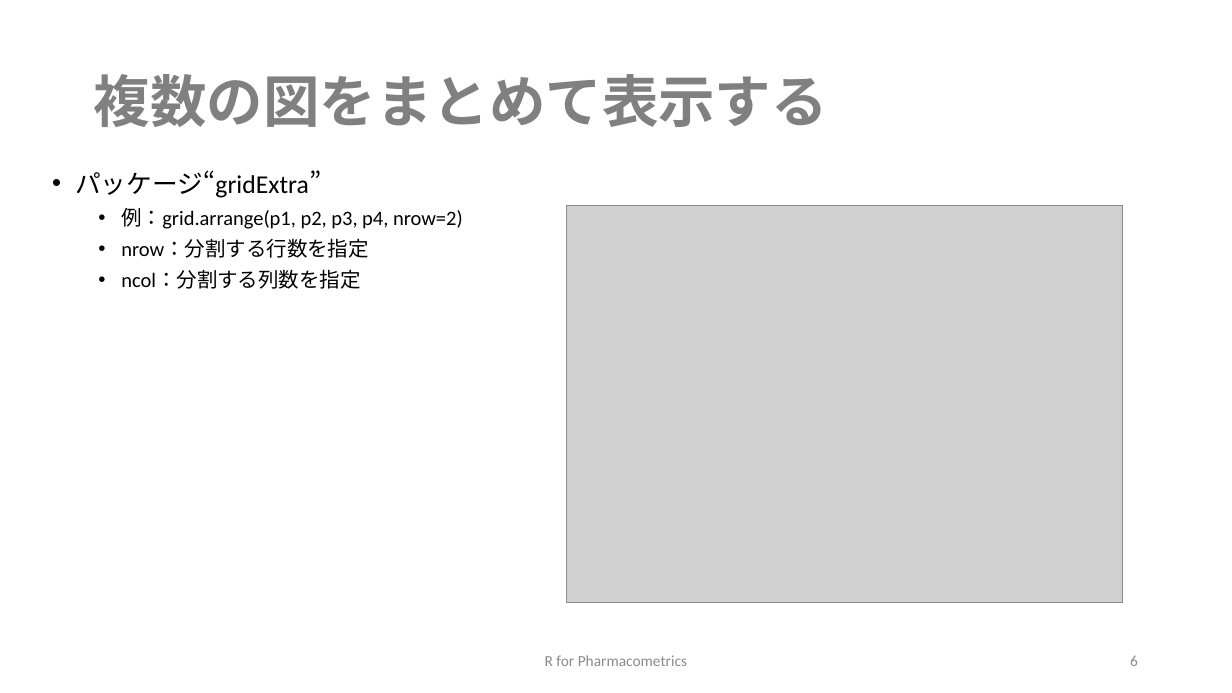
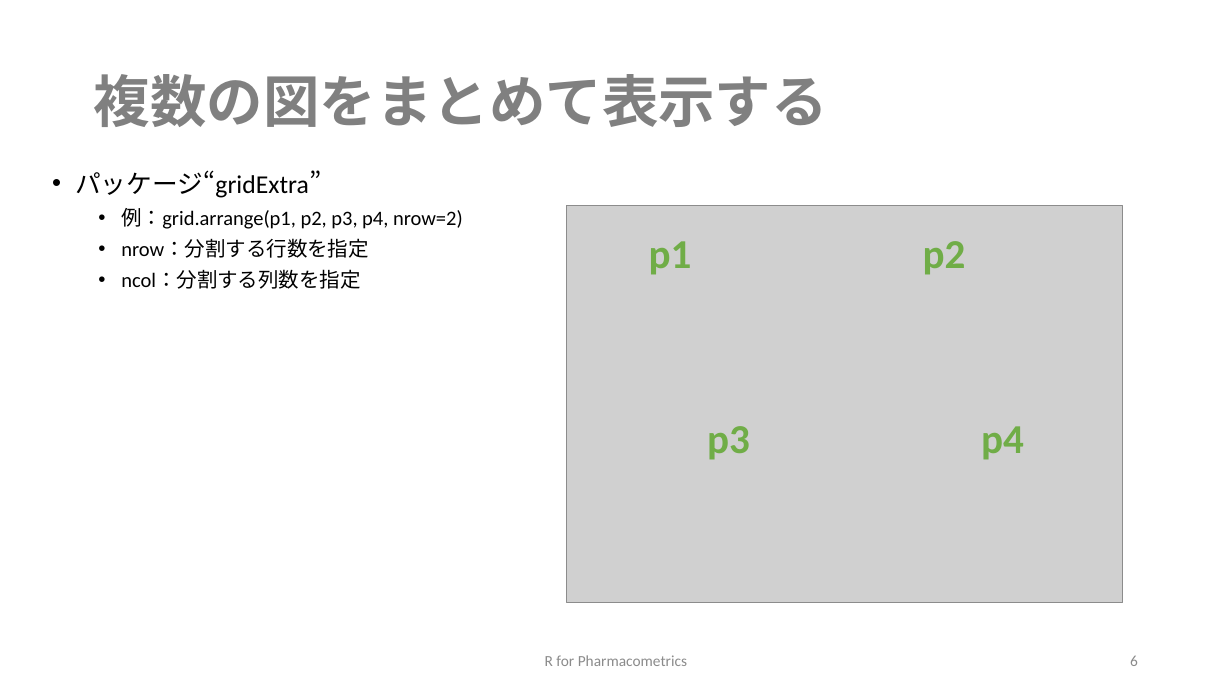
Before and after one commit to MasatoFukae/R-for-PMx, a slide deck: slide 6 of 1st_review_slide/2_data_visualization_201012.pptx. Drawn at 1232x693 pixels with LibreOffice and Linux fonts; fonts in the diff are those of the drawing; grey boxes stand for pictures. Boxes give left, top, right and bottom in pixels: in the first picture for what was removed or moved away, otherwise in the second. Text is boxed around its words. In the diff, an @@ line names an element or a change of style, - is before the commit and + after.

```diff
--- a/1st_review_slide/2_data_visualization_201012.pptx
+++ b/1st_review_slide/2_data_visualization_201012.pptx
@@ text added at <box>649,241,692,275</box>, 32 pt, text #70AD47, bold @@
+p1
@@ text added at <box>923,241,966,275</box>, 32 pt, text #70AD47, bold @@
+p2
@@ text added at <box>707,426,750,460</box>, 32 pt, text #70AD47, bold @@
+p3
@@ text added at <box>981,426,1024,460</box>, 32 pt, text #70AD47, bold @@
+p4
```
